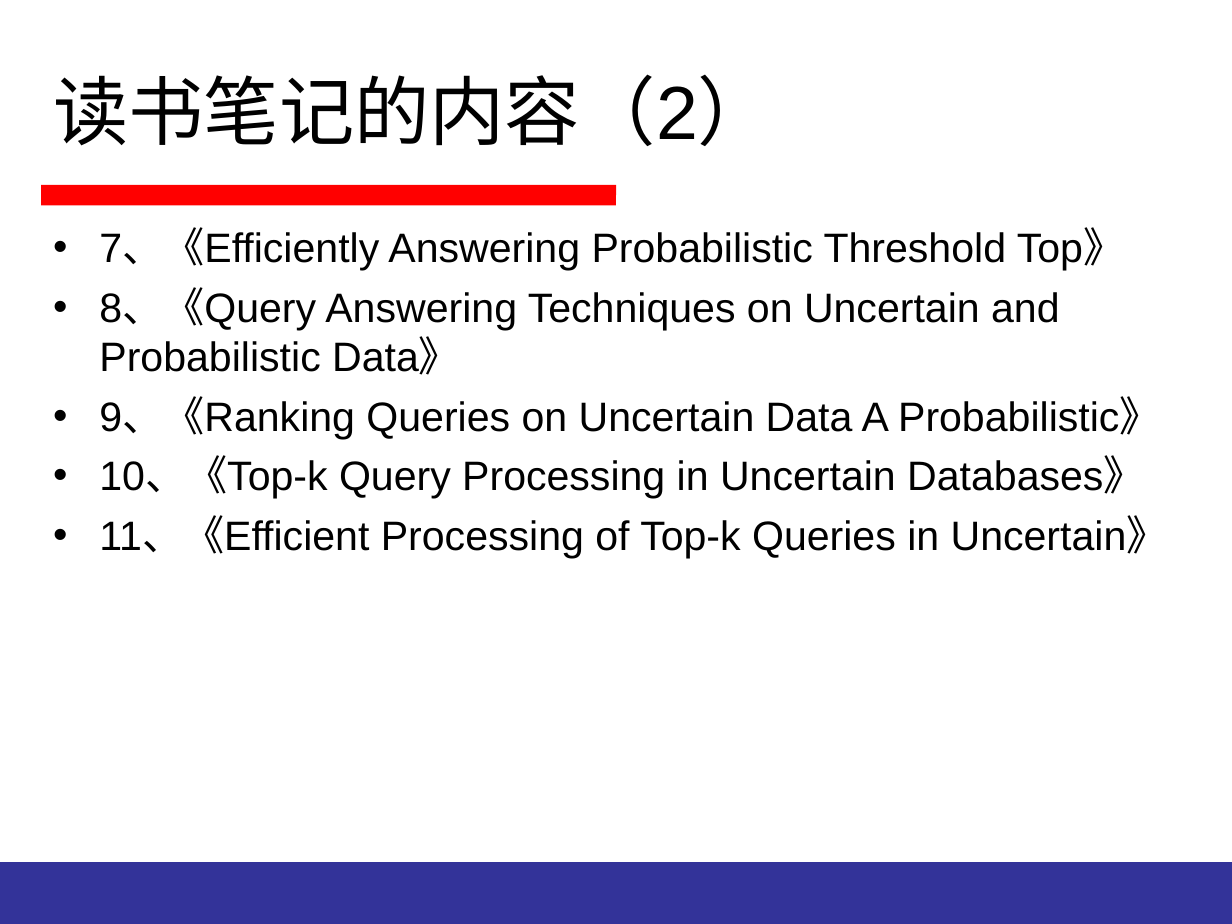
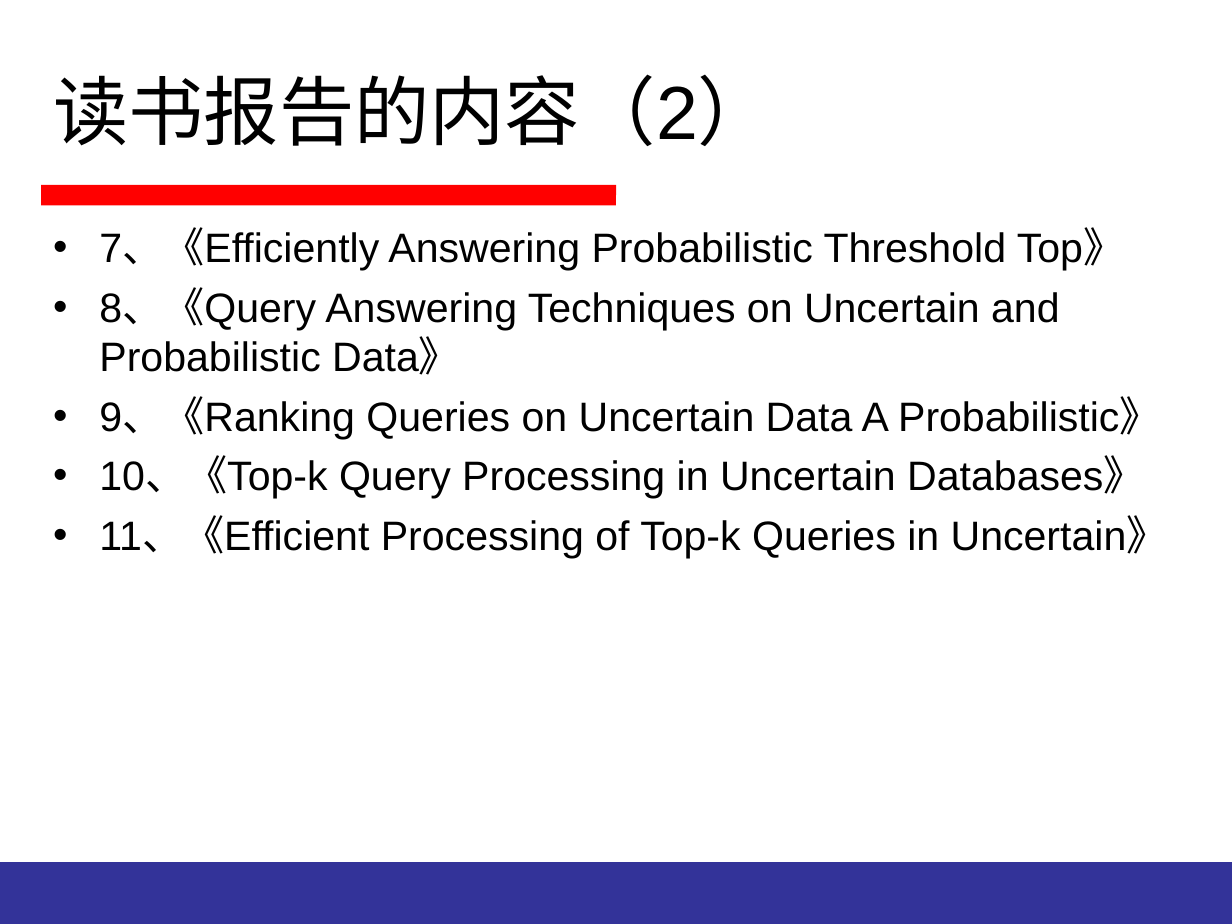
Before and after one commit to HiltonWei/wpstest, a slide deck: slide 16 of branches/区钺坚/读书报告/不确定性数据的查询分析处理.ppt (slide 15 before the commit). Drawn at 1232x924 pixels with LibreOffice and Linux fonts; fonts in the diff are those of the drawing. Boxes give left, top, right and bottom in pixels: in the first picture for what was removed or moved away, otherwise in the second. Text is boxed around its words. In the diff, an @@ line names an element or a change of style, - is before the commit and + after.

```diff
--- a/branches/区钺坚/读书报告/不确定性数据的查询分析处理.ppt
+++ b/branches/区钺坚/读书报告/不确定性数据的查询分析处理.ppt
@@ title at (53,74,773,146): text changed @@
-读书笔记的内容（2）
+读书报告的内容（2）
```
Also in this commit, not shown: 13 other slides changed, 10 slides added, 1 slide removed, 4 other files.
